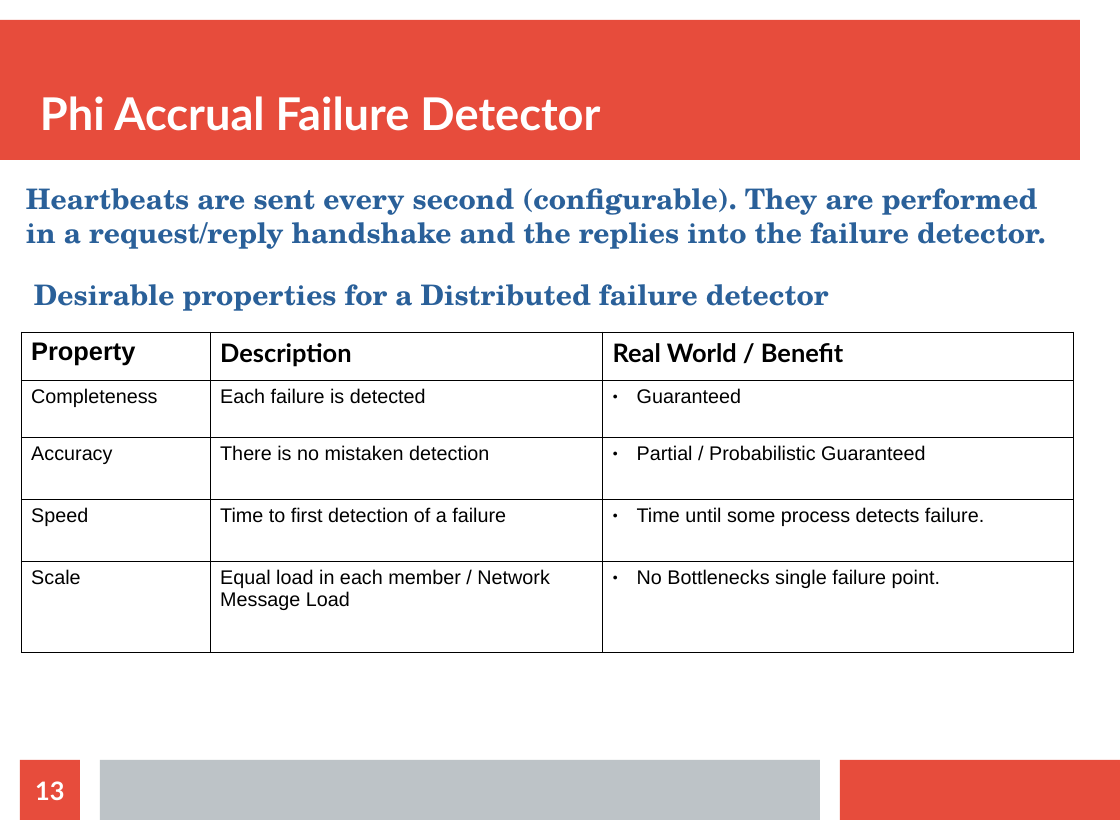
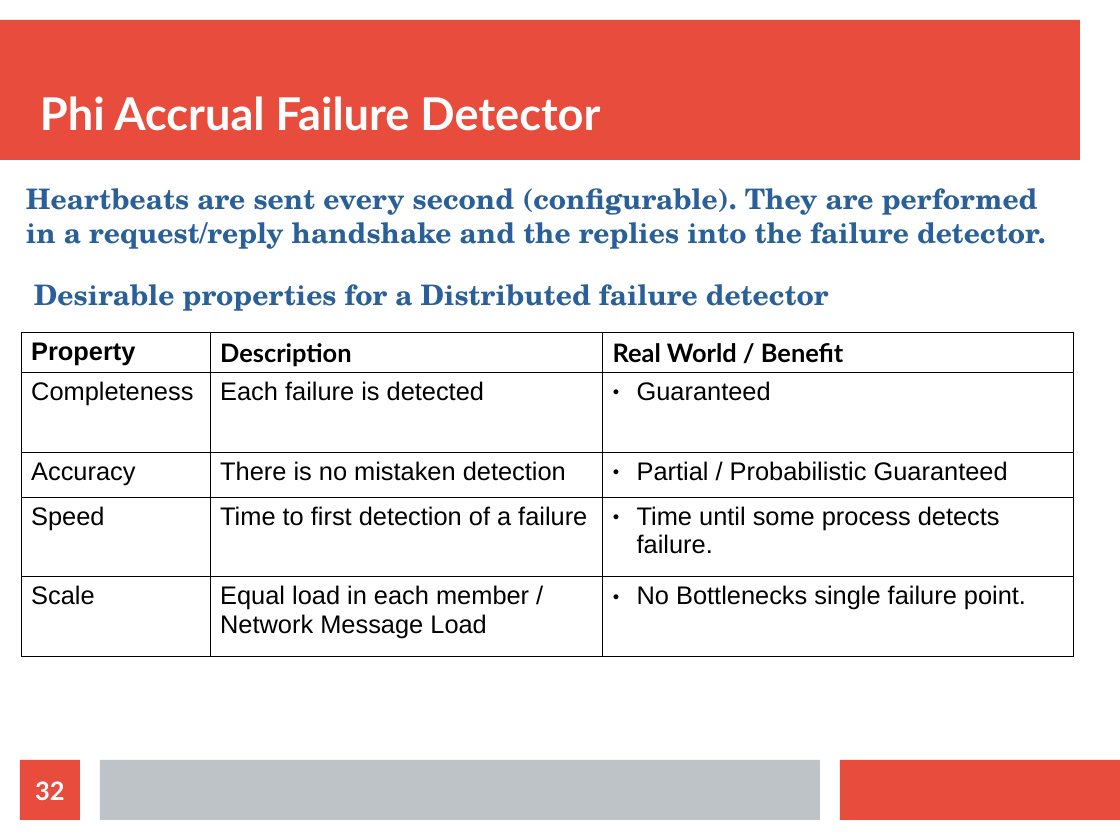
Before and after one commit to bytemania/akka-java-cluster, a slide deck: slide 32 of src/main/resources/res/presentation.odp (slide 13 before the commit). Drawn at 1120x840 pixels with LibreOffice and Linux fonts; fonts in the diff are those of the drawing. Boxes give left, top, right and bottom in pixels: in the first picture for what was removed or moved away, otherwise in the second. Text is boxed around its words. In the diff, an @@ line names an element or a change of style, - is before the commit and + after.

```diff
--- a/src/main/resources/res/presentation.odp
+++ b/src/main/resources/res/presentation.odp
@@ table at [21,332,1074,652] @@
@@ size 14 to 18 pt in "Completeness", "Each failure is detected", "Guaranteed", "Accuracy" and 8 more places @@
@@ page number at [35,781,64,800]: text changed @@
-13
+32
```
Also in this commit, not shown: 13 other slides changed, 23 slides added, 2 other files.
